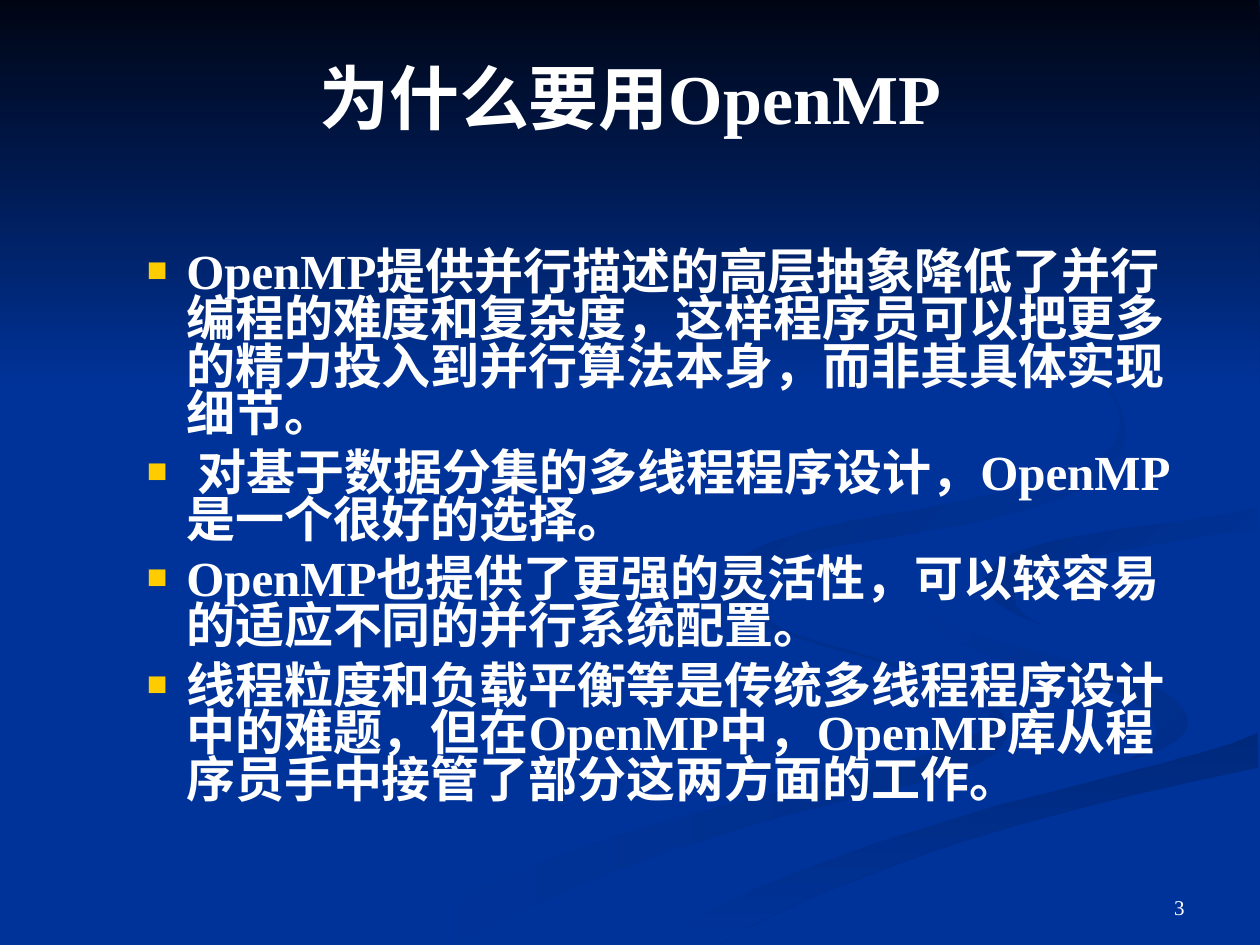
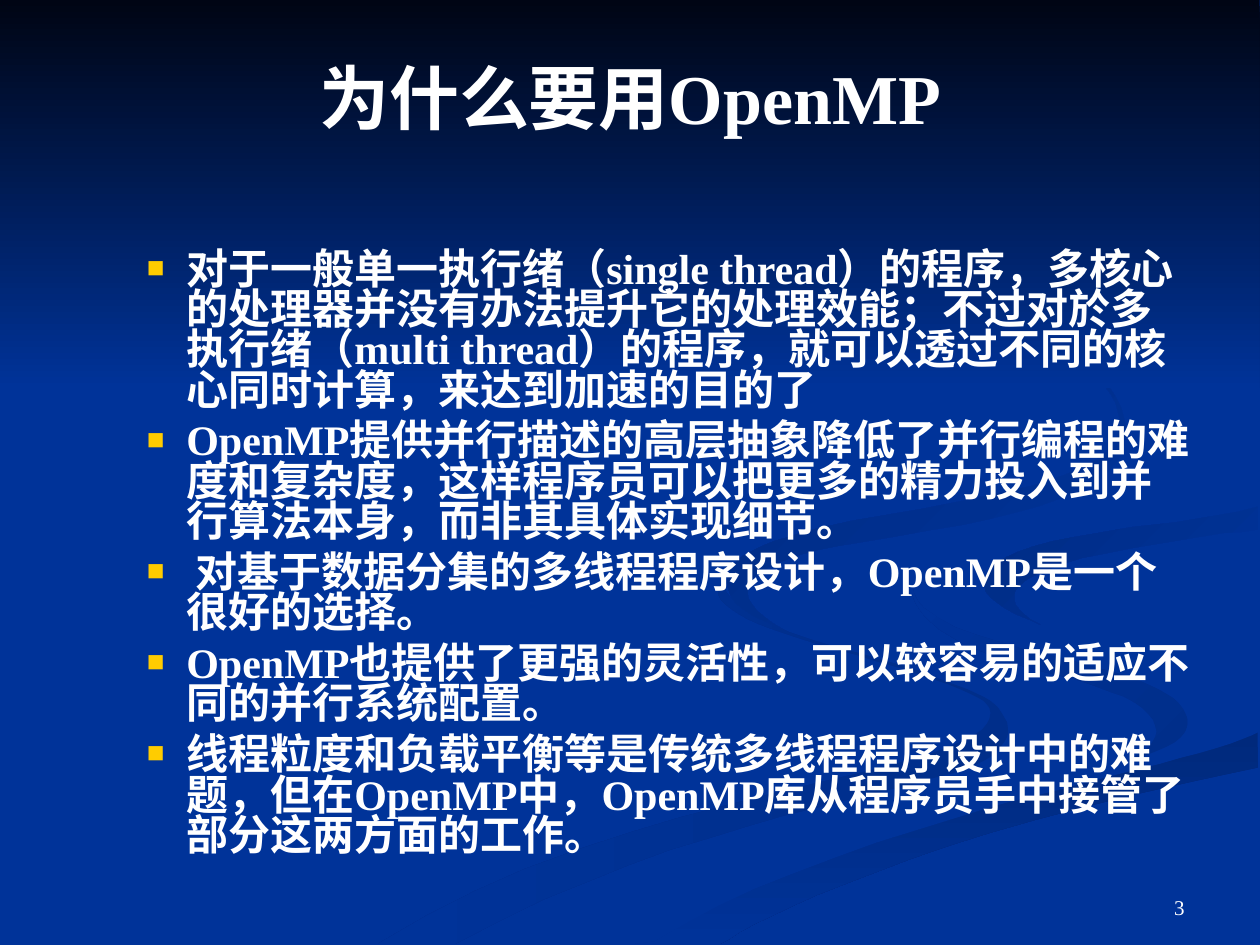
Before and after one commit to cedarli/linux, a slide deck: slide 3 of openMP/doc/OpenMP.ppt. Drawn at 1260x945 pixels with LibreOffice and Linux fonts; fonts in the diff are those of the drawing. Boxes give left, top, right and bottom in pixels: in the first picture for what was removed or moved away, otherwise in the second. Text is boxed around its words. In the diff, an @@ line names an element or a change of style, - is before the commit and + after.

Commit message:
[modify] openMP directives.

```diff
--- a/openMP/doc/OpenMP.ppt
+++ b/openMP/doc/OpenMP.ppt
@@ text "对于一般单一执行绪（single thread）的程序，多核心的处理器并没有办法提升它的处理效能；不过对於多执行绪（mu ...": place and size @@
-text "对于一般单一执行绪（single thread）的程序，多核心的处理器并没有办法提升它的处理效能；不过对於多执行绪（mu ..." at (186,287,1170,802)
+text "对于一般单一执行绪（single thread）的程序，多核心的处理器并没有办法提升它的处理效能；不过对於多执行绪（mu ..." at (186,248,1189,854)
@@ text at (186,248,1173,411): paragraph added @@
+  ■ 对于一般单一执行绪（single thread）的程序，多核心的处理器并没有办法提升它的处理效能；不过对於多执行绪（multi thread）的程序，就可以透过不同的核心同时计算，来达到加速的目的了
@@ text at (186,454,1189,854): size 28 to 24 pt in "OpenMP提供并行描述的高层抽象降低了并行编程的难度和复杂度，这样程序员可以把更多的精力投入到并行算法本身，而非其具体 ...", "对基于数据分集的多线程程序设计，OpenMP是一个很好的选择。", "OpenMP也提供了更强的灵活性，可以较容易的适应不同的并行系统配置。", "线程粒度和负载平衡等是传统多线程程序设计中的难题，但在OpenMP中，OpenMP库从程序员手中接管了部分这两方面的工作 ..."; less space between paragraphs @@
```
Also in this commit, not shown: 3 other slides changed, 18 other files.
